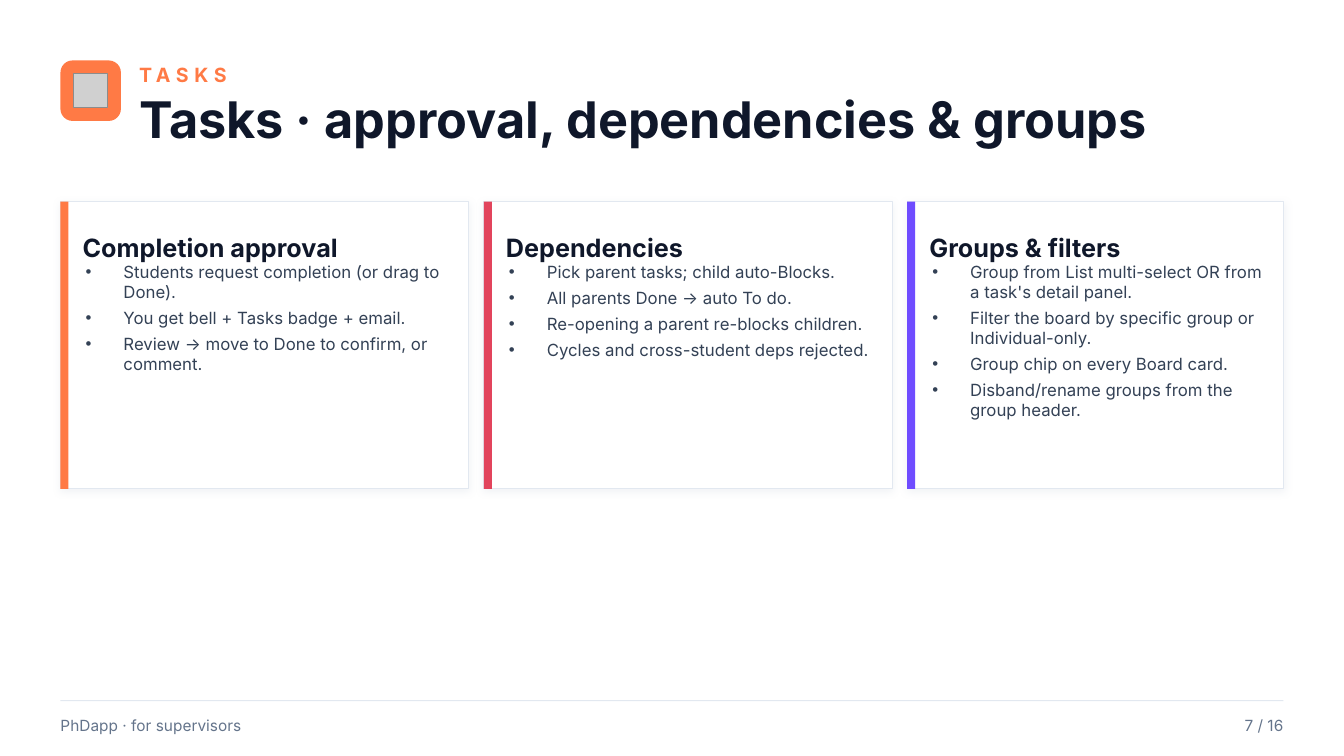
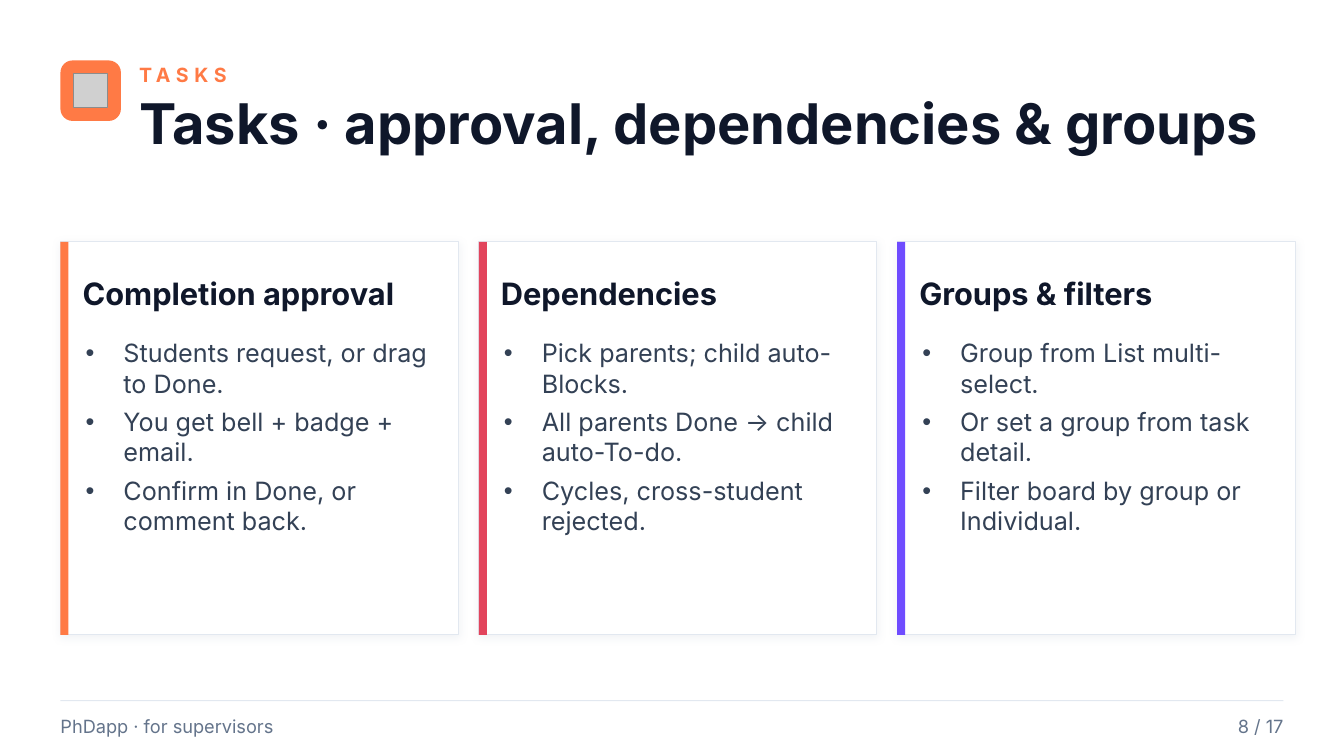
Before and after one commit to rafacastrocsic/phdapp, a slide deck: slide 8 of docs/PhDapp_Supervisor_Overview.pptx (slide 7 before the commit). Drawn at 1344x756 pixels with LibreOffice and Linux fonts; fonts in the diff are those of the drawing; grey boxes stand for pictures. Boxes give left, top, right and bottom in pixels: in the first picture for what was removed or moved away, otherwise in the second. Text is boxed around its words. In the diff, an @@ line names an element or a change of style, - is before the commit and + after.

```diff
--- a/docs/PhDapp_Supervisor_Overview.pptx
+++ b/docs/PhDapp_Supervisor_Overview.pptx
@@ text "Tasks · approval, dependencies & ..." at box(139, 101, 1259, 156): size 36 to 40 pt @@
@@ rectangle: place and size @@
-rectangle at box(60, 202, 469, 489)
+rectangle at box(60, 242, 459, 635)
@@ rectangle: place and size @@
-rectangle at box(60, 202, 69, 489)
+rectangle at box(60, 242, 69, 635)
@@ text "Completion approval": place and size @@
-text "Completion approval" at box(83, 237, 337, 262)
+text "Completion approval" at box(83, 281, 394, 311)
@@ rectangle: place and size @@
-rectangle at box(484, 202, 892, 489)
+rectangle at box(479, 242, 877, 635)
@@ rectangle: place and size @@
-rectangle at box(484, 202, 492, 489)
+rectangle at box(479, 242, 487, 635)
@@ size 18 to 22 pt in 3 elements at box(83, 281, 394, 311), box(919, 281, 1153, 311), box(501, 281, 717, 311) @@
@@ text "Dependencies": place and size @@
-text "Dependencies" at box(506, 237, 683, 262)
+text "Dependencies" at box(501, 281, 717, 311)
@@ rectangle: place and size @@
-rectangle at box(907, 202, 1284, 489)
+rectangle at box(897, 242, 1296, 635)
@@ rectangle: place and size @@
-rectangle at box(907, 202, 915, 489)
+rectangle at box(897, 242, 905, 635)
@@ text "Groups & filters": place and size @@
-text "Groups & filters" at box(929, 237, 1121, 262)
+text "Groups & filters" at box(919, 281, 1153, 311)
@@ text at box(123, 343, 426, 531): text changed; size 12 to 18 pt @@
-• Students request completion (or drag to Done).
-• You get bell + Tasks badge + email.
-• Review → move to Done to confirm, or comment.
+• Students request, or drag to Done.
+• You get bell + badge + email.
+• Confirm in Done, or comment back.
@@ text at box(542, 343, 833, 535): text changed; size 12 to 18 pt @@
-• Pick parent tasks; child auto-Blocks.
-• All parents Done → auto To do.
-• Re-opening a parent re-blocks children.
-• Cycles and cross-student deps rejected.
+• Pick parents; child auto-Blocks.
+• All parents Done → child auto-To-do.
+• Cycles, cross-student rejected.
@@ text at box(960, 343, 1250, 531): text changed; size 12 to 18 pt @@
-• Group from List multi-select OR from a task's detail panel.
-• Filter the board by specific group or Individual-only.
-• Group chip on every Board card.
-• Disband/rename groups from the group header.
+• Group from List multi-select.
+• Or set a group from task detail.
+• Filter board by group or Individual.
@@ text "PhDapp · for supervisors" at box(60, 719, 274, 737): size 11 to 13 pt @@
@@ text at box(1238, 719, 1284, 733): text changed; size 11 to 13 pt @@
-7 / 16
+8 / 17
```
Also in this commit, not shown: 15 other slides changed, 1 slide added, 3 other files.
